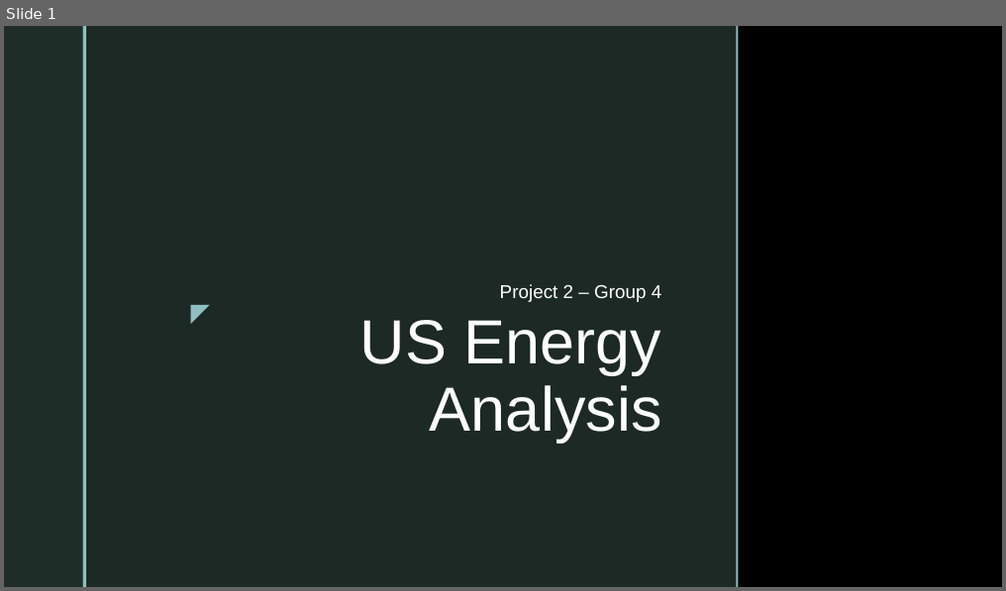
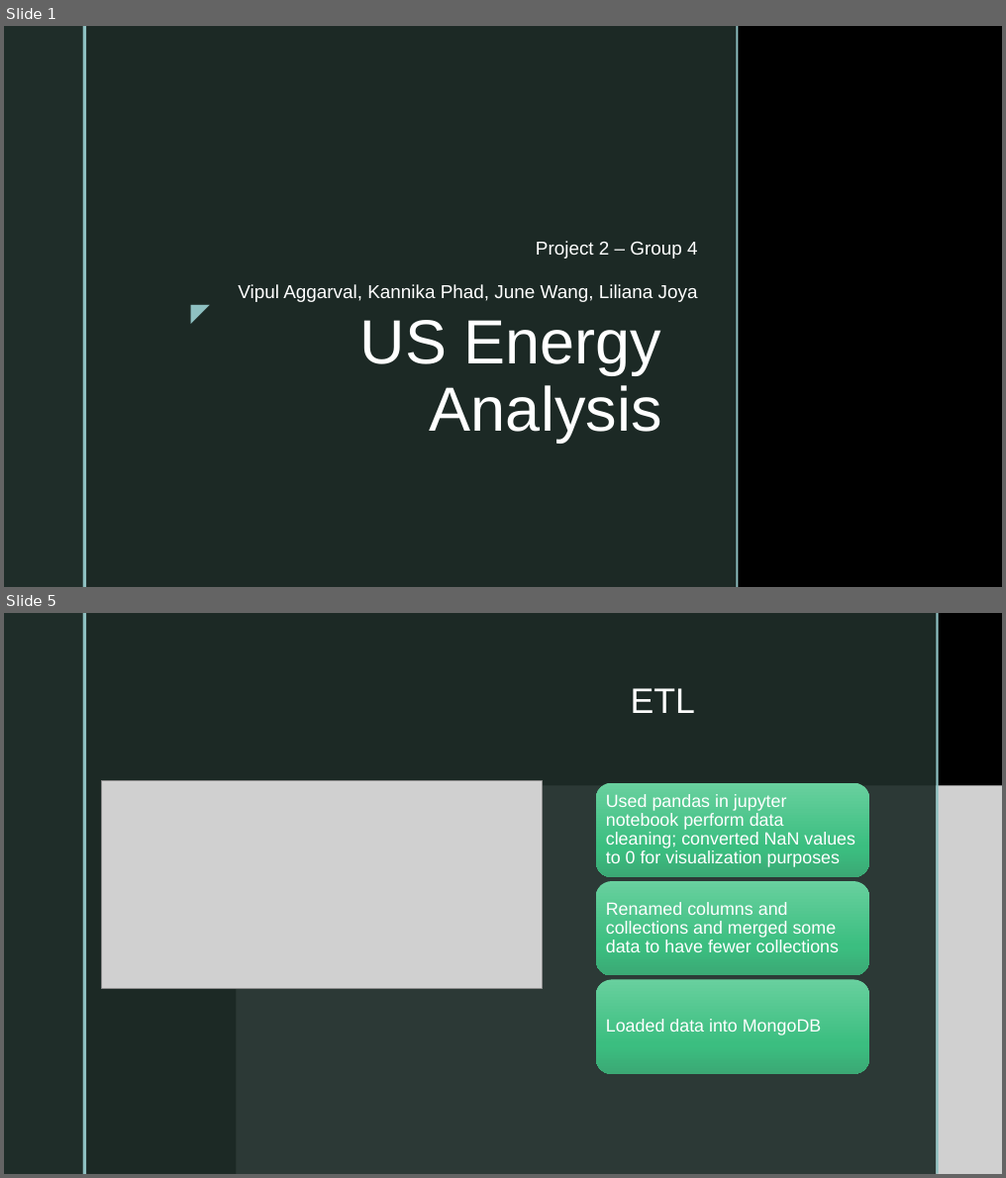
Before and after one commit to Kphad20/Project2-Group_4, a slide deck: Energy Analysis of the United States for 2018.pptx. Shown one above the other, each under a label of ours: slide 1 before the commit, slides 1 and 5 after it; the slides between them are not shown. The pictures are 1006x591 and 1006x1178 pixels, drawn with LibreOffice and Linux fonts; fonts in the diff are those of the drawing; grey boxes stand for pictures; background and template pictures are left out. Boxes give left, top, right and bottom in pixels: in the first picture for what was removed or moved away, otherwise in the second. Text is boxed around its words. In the diff, an @@ line names an element or a change of style, - is before the commit and + after.

```diff
--- a/Energy Analysis of the United States for 2018.pptx
+++ b/Energy Analysis of the United States for 2018.pptx
@@ slide 5 added at [4, 613, 1002, 1174], background picture (left out) @@
@@ rectangle added at [4, 613, 1002, 1174], fill #000000 @@
@@ rectangle added at [4, 613, 82, 1174], fill #1F2D29 @@
@@ rectangle added at [82, 613, 86, 1174], fill #8EC0C1 @@
@@ rectangle added at [86, 613, 936, 1174], fill #1F2D29 at 92% opacity @@
@@ rectangle added at [86, 613, 936, 1174], fill #1F2D29 at 92% opacity @@
@@ rectangle added at [936, 613, 938, 1174], fill #8EC0C1 @@
@@ rectangle added at [936, 613, 939, 1174], fill #8EC0C1 @@
@@ title added at [631, 688, 695, 713], 34 pt, text #FFFFFF @@
+ETL
@@ picture added at [101, 780, 543, 988] @@
@@ picture added at [236, 785, 1002, 1174] @@
@@ group added at [596, 783, 869, 1074]: 3 rounded rectangles, 3 texts @@
+Used pandas in jupyter notebook perform data cleaning; converted NaN values to 0 for visualization purposes
+Renamed columns and collections and merged some data to have fewer collections
+Loaded data into MongoDB
@@ slide 1 changed as well @@
@@ subtitle "Project 2 – Group 4": place and size @@
-subtitle "Project 2 – Group 4" at [500, 284, 662, 302]
+subtitle "Project 2 – Group 4" at [238, 241, 698, 302]
@@ subtitle at [238, 284, 698, 302]: paragraph added @@
+Vipul Aggarval, Kannika Phad, June Wang, Liliana Joya
```
Also in this commit, not shown: 2 other slides changed, 4 other slides added, 1 slide removed.
